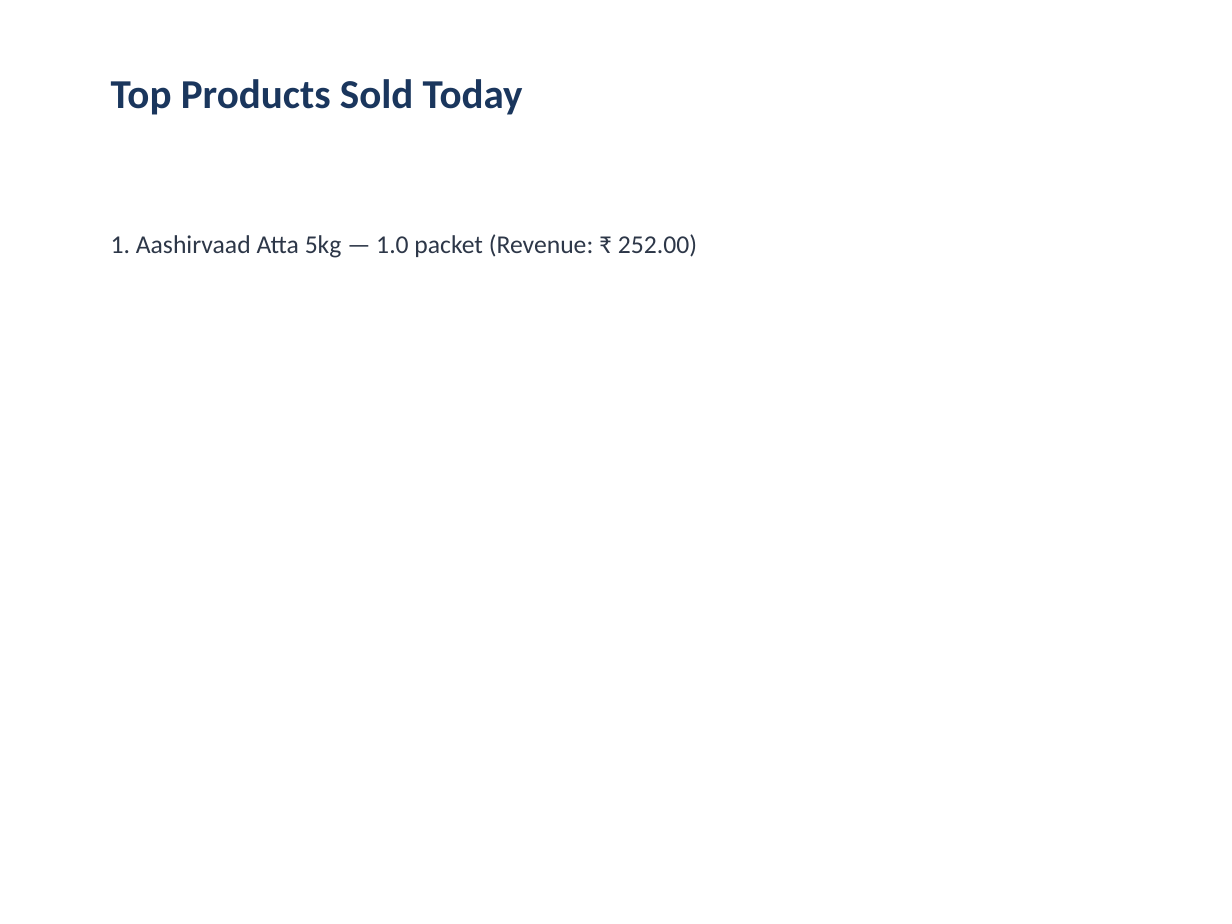
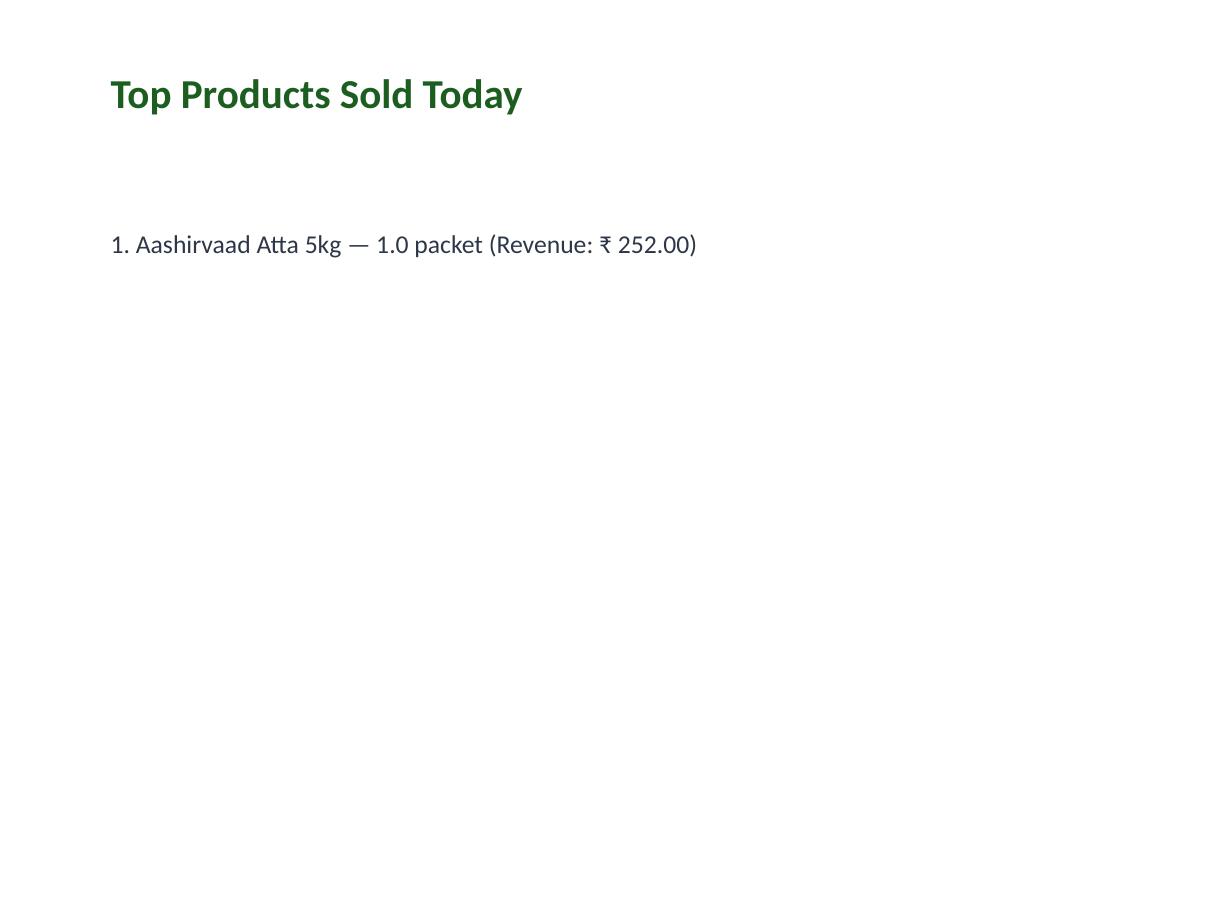
Before and after one commit to DUSHAR-B-12/Supermarket_Ops_Agent, a slide deck: slide 3 of app/artifacts/decks/Sales_Analysis_2026-09-05.pptx. Drawn at 1232x924 pixels with LibreOffice and Linux fonts; fonts in the diff are those of the drawing. Boxes give left, top, right and bottom in pixels: in the first picture for what was removed or moved away, otherwise in the second. Text is boxed around its words. In the diff, an @@ line names an element or a change of style, - is before the commit and + after.

```diff
--- a/app/artifacts/decks/Sales_Analysis_2026-09-05.pptx
+++ b/app/artifacts/decks/Sales_Analysis_2026-09-05.pptx
@@ text "Top Products Sold Today" at [111,79,523,115]: text colour #1A365D to #1B5E20 @@
```
Also in this commit, not shown: 5 other slides changed, 9 other files.
